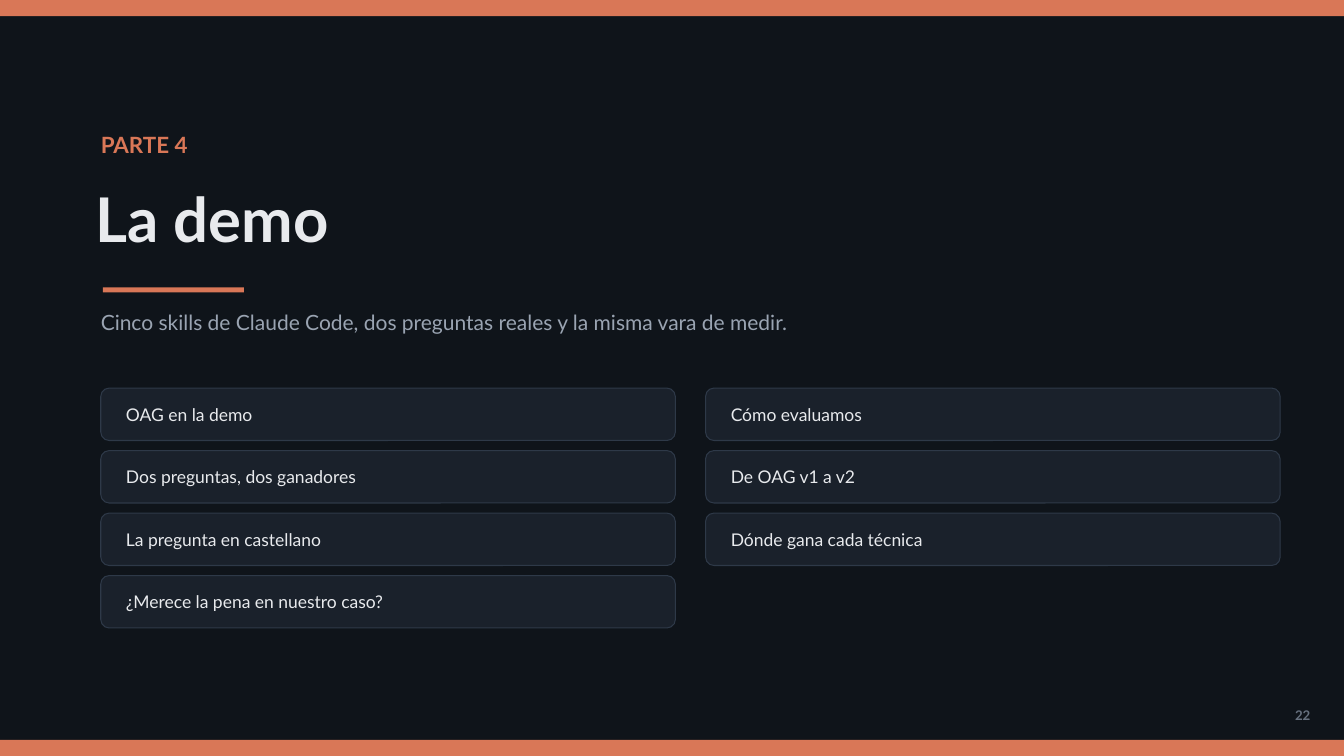
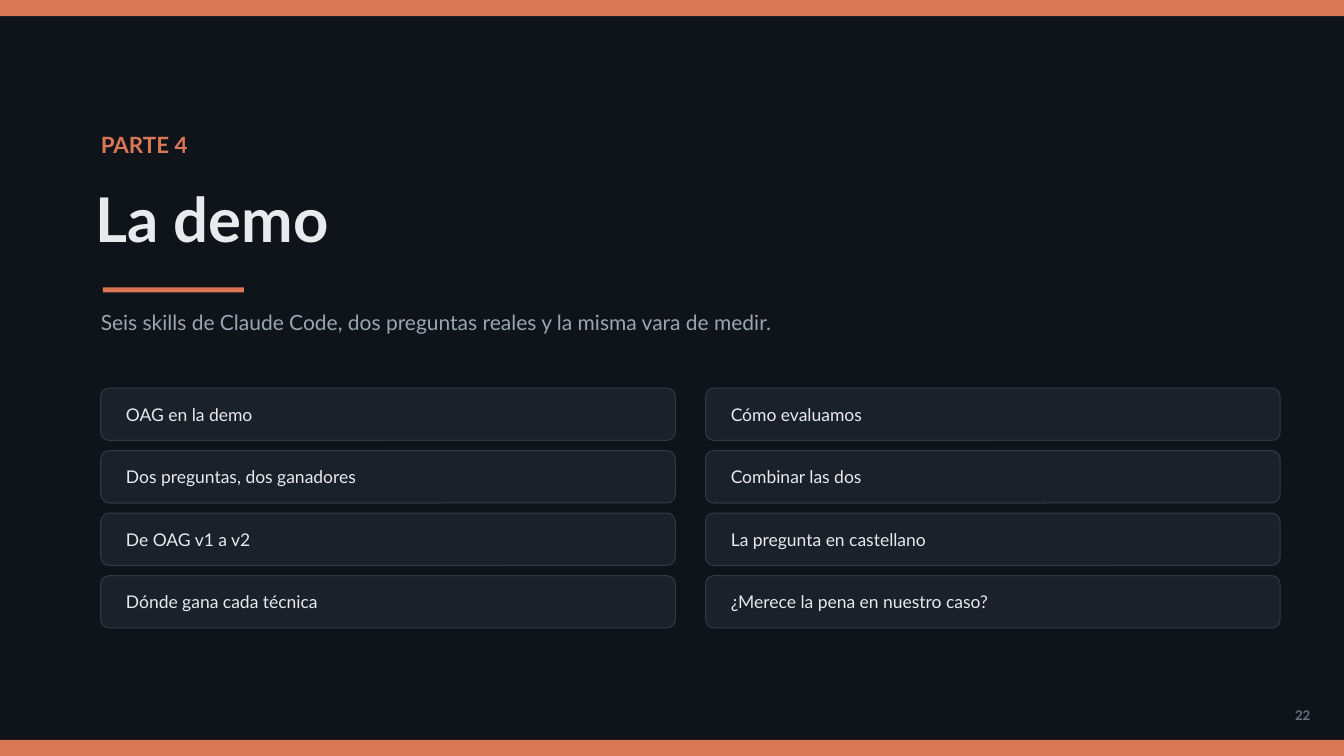
Before and after one commit to olonok69/oag_vs_kg_ml_engineer, a slide deck: slide 22 of presentacion/OAG_vs_KG_Presentacion.pptx. Drawn at 1344x756 pixels with LibreOffice and Linux fonts; fonts in the diff are those of the drawing. Boxes give left, top, right and bottom in pixels: in the first picture for what was removed or moved away, otherwise in the second. Text is boxed around its words. In the diff, an @@ line names an element or a change of style, - is before the commit and + after.

```diff
--- a/presentacion/OAG_vs_KG_Presentacion.pptx
+++ b/presentacion/OAG_vs_KG_Presentacion.pptx
@@ text at (101, 314, 771, 334): text changed @@
-Cinco skills de Claude Code, dos preguntas reales y la misma vara de medir.
+Seis skills de Claude Code, dos preguntas reales y la misma vara de medir.
@@ text at (731, 470, 861, 483): text changed @@
-De OAG v1 a v2
+Combinar las dos
@@ text at (126, 533, 250, 546): text changed @@
-La pregunta en castellano
+De OAG v1 a v2
@@ text at (731, 533, 926, 549): text changed @@
-Dónde gana cada técnica
+La pregunta en castellano
@@ text at (126, 595, 318, 611): text changed @@
-¿Merece la pena en nuestro caso?
+Dónde gana cada técnica
@@ rounded rectangle added at (706, 576, 1280, 628), fill #1A212B, outline #2E3948 0.75 pt @@
@@ text added at (731, 595, 988, 611), 12.5 pt, text #E8EAED @@
+¿Merece la pena en nuestro caso?
```
Also in this commit, not shown: 7 other slides changed, 1 slide added, 24 other files.
